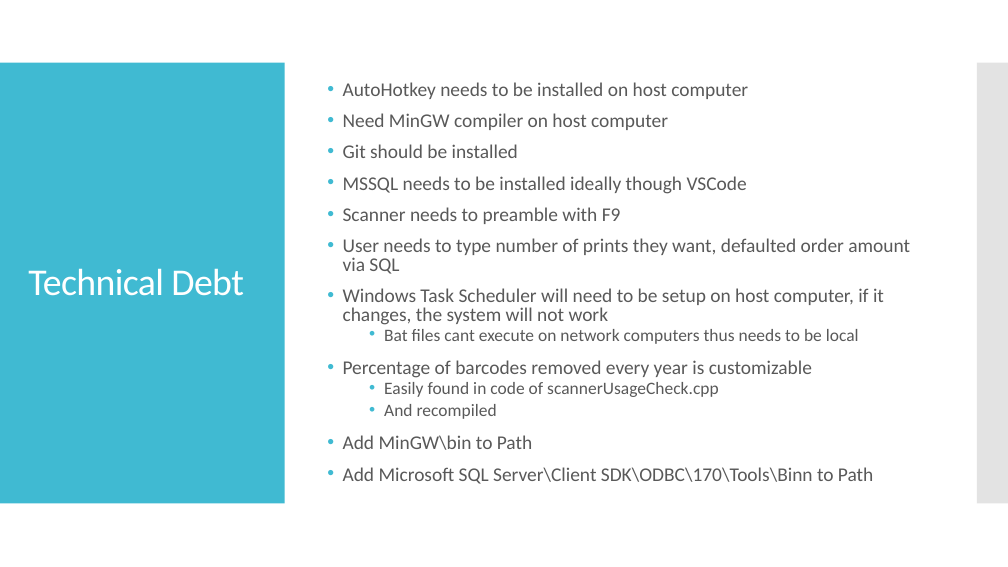
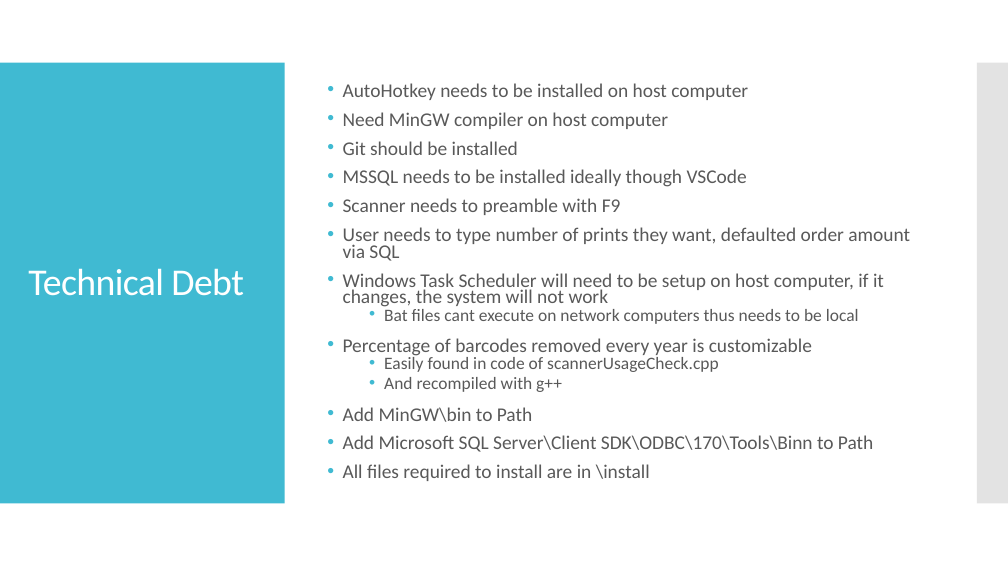
Before and after one commit to pixustechnologies/labelSerialNumberProject, a slide deck: slide 16 of LabelSerialNumberOverview.pptx (slide 14 before the commit). Drawn at 1008x567 pixels with LibreOffice and Linux fonts; fonts in the diff are those of the drawing. Boxes give left, top, right and bottom in pixels: in the first picture for what was removed or moved away, otherwise in the second. Text is boxed around its words. In the diff, an @@ line names an element or a change of style, - is before the commit and + after.

Commit message:
Updated Docs + Installs, Fixed Parameters Updated the Doc, and PPT Included Task Scheduler files into \installs Fixed issue with spacing in the submitted parameters

```diff
--- a/LabelSerialNumberOverview.pptx
+++ b/LabelSerialNumberOverview.pptx
@@ text at (343, 83, 910, 452): line spacing 0.8 to 0.7 @@
@@ text at (384, 377, 562, 392): text changed @@
-  • And recompiled
+  • And recompiled with g++
@@ text at (343, 464, 650, 481): paragraph added @@
+• All files required to install are in \install
```
Also in this commit, not shown: 5 other slides changed, 4 slides added, 13 other files.
